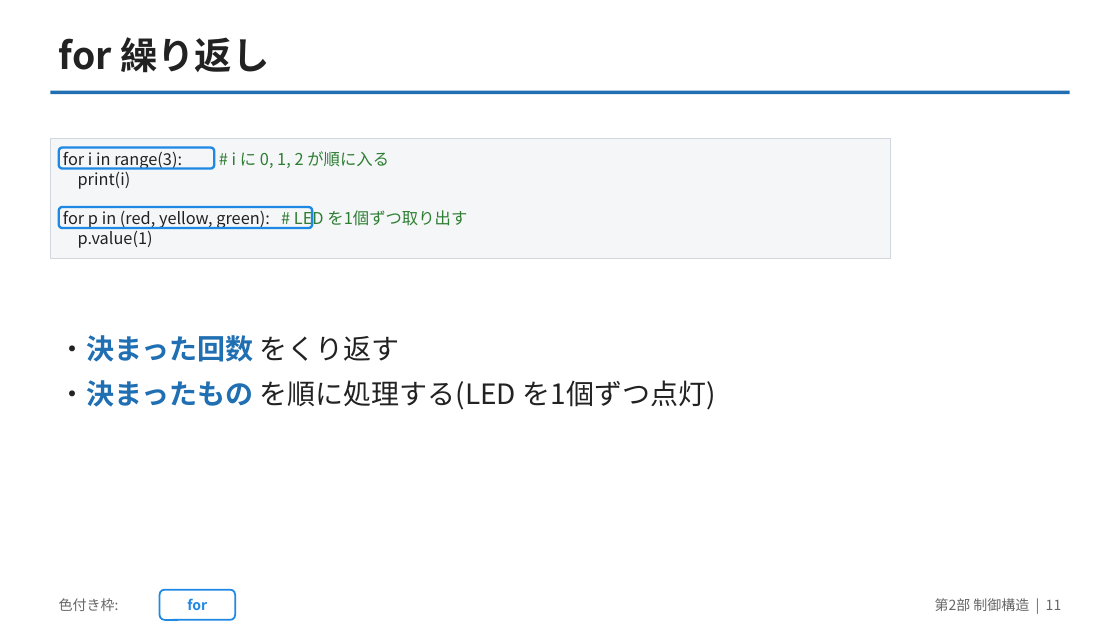
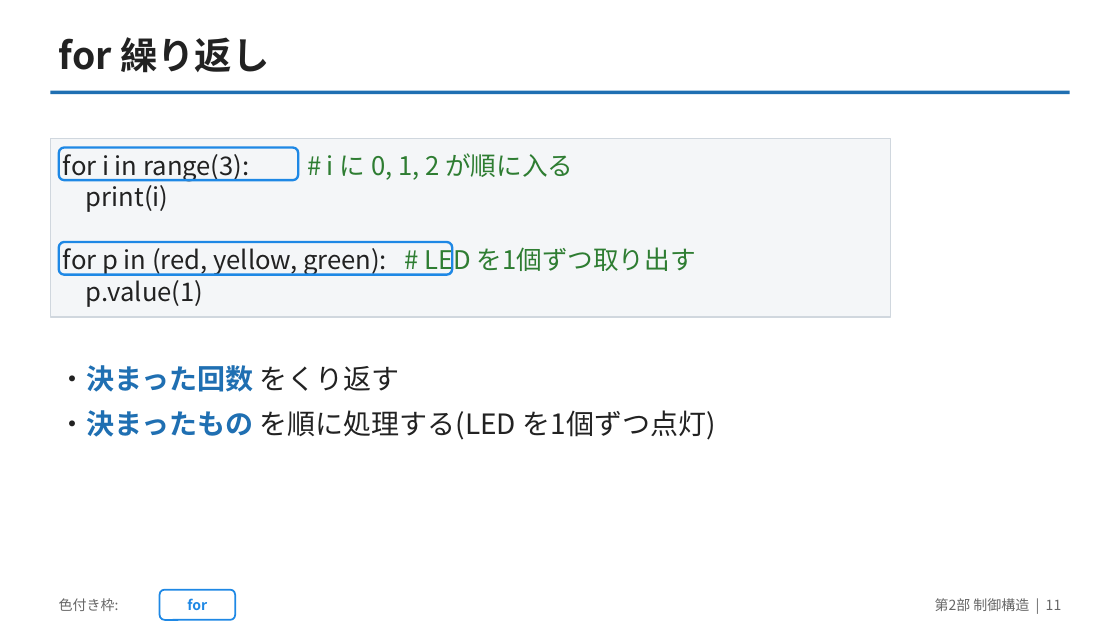
Before and after one commit to yuracode/isiot, a slide deck: slide 11 of slides/pico_sensor_intro.pptx. Drawn at 1120x630 pixels with LibreOffice and Linux fonts; fonts in the diff are those of the drawing. Boxes give left, top, right and bottom in pixels: in the first picture for what was removed or moved away, otherwise in the second. Text is boxed around its words. In the diff, an @@ line names an element or a change of style, - is before the commit and + after.

```diff
--- a/slides/pico_sensor_intro.pptx
+++ b/slides/pico_sensor_intro.pptx
@@ text "for i in range(3): # ..." at bbox=[63, 148, 696, 307]: size 14 to 22 pt; line spacing 17pt to 27pt @@
@@ rectangle: place and size @@
-rectangle at bbox=[50, 139, 891, 259]
+rectangle at bbox=[50, 139, 891, 317]
@@ rounded rectangle: place and size @@
-rounded rectangle at bbox=[59, 148, 214, 169]
+rounded rectangle at bbox=[59, 148, 298, 181]
@@ rounded rectangle: place and size @@
-rounded rectangle at bbox=[59, 207, 313, 228]
+rounded rectangle at bbox=[59, 242, 452, 275]
@@ text "・決まった回数 をくり返す": place and size @@
-text "・決まった回数 をくり返す" at bbox=[59, 335, 715, 410]
+text "・決まった回数 をくり返す" at bbox=[59, 365, 715, 440]
```
Also in this commit, not shown: 7 other slides changed, 2 other files.
